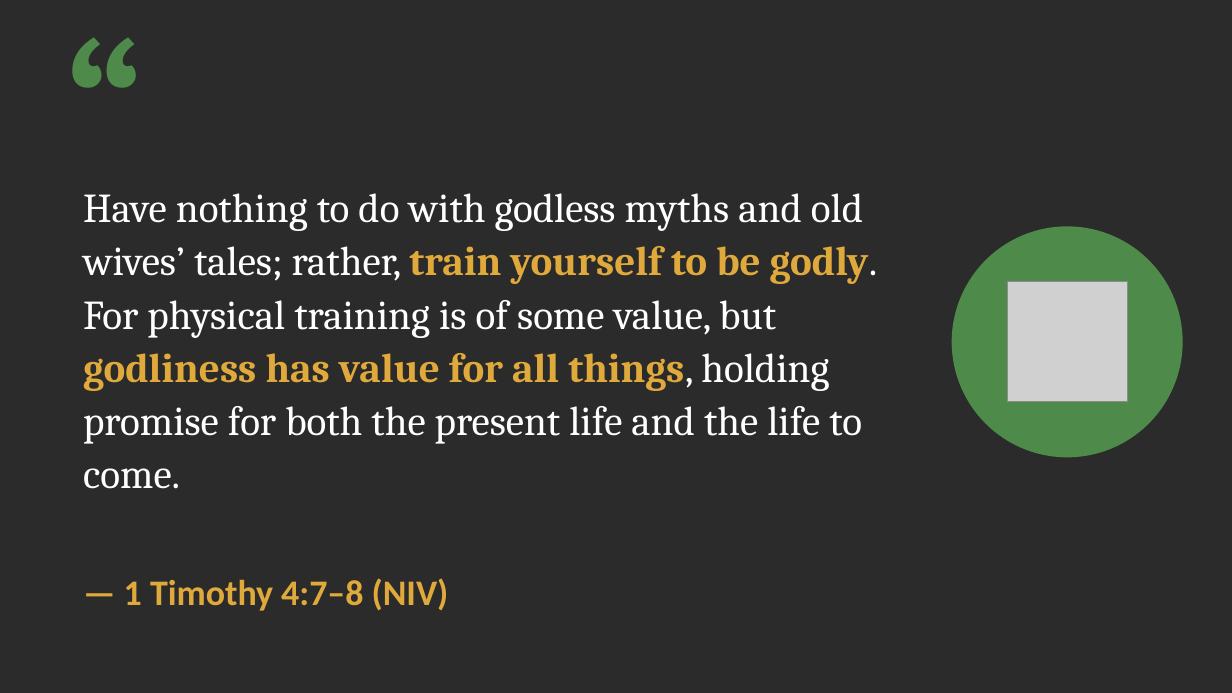
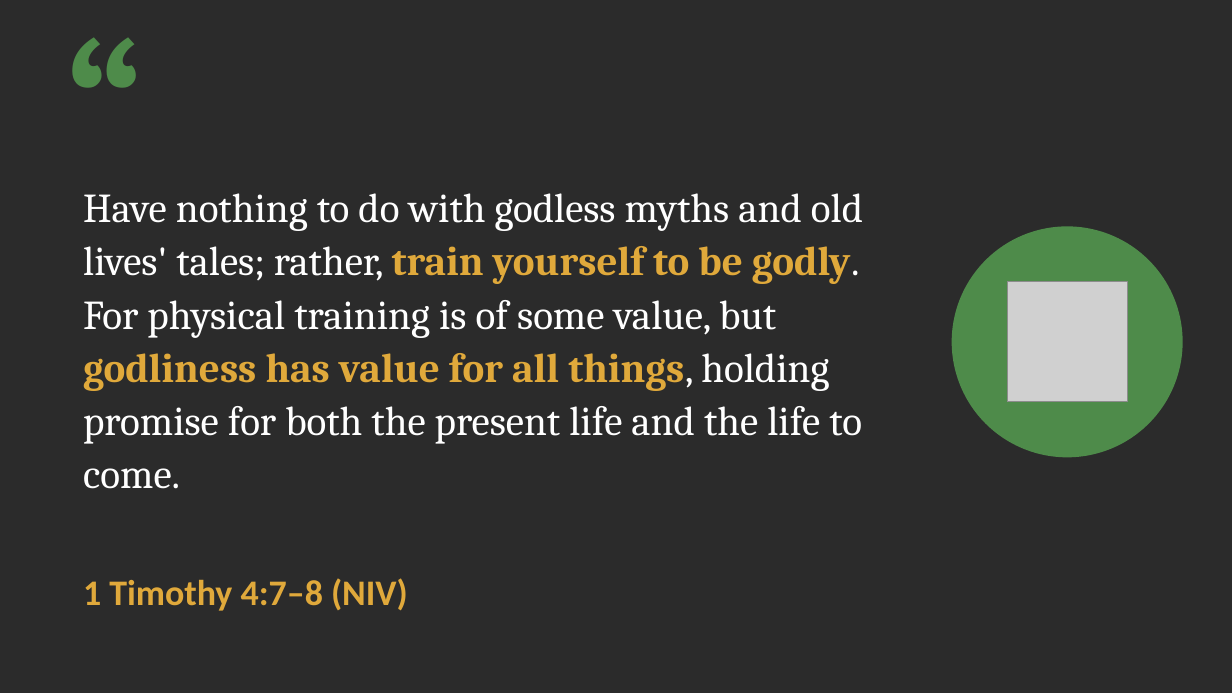
Before and after one commit to FactoJanrenzo/demohub, a slide deck: slide 11 of presentation/Sowing-the-Best.pptx. Drawn at 1232x693 pixels with LibreOffice and Linux fonts; fonts in the diff are those of the drawing; grey boxes stand for pictures; background and template pictures are left out; a plain dark background stands for a picture behind light text. Boxes give left, top, right and bottom in pixels: in the first picture for what was removed or moved away, otherwise in the second. Text is boxed around its words. In the diff, an @@ line names an element or a change of style, - is before the commit and + after.

```diff
--- a/presentation/Sowing-the-Best.pptx
+++ b/presentation/Sowing-the-Best.pptx
@@ text at (x1=83, y1=193, x2=863, y2=489): text changed @@
-Have nothing to do with godless myths and old wives’ tales; rather, train yourself to be godly. For physical training is of some value, but godliness has value for all things, holding promise for both the present life and the life to come.
+Have nothing to do with godless myths and old lives' tales; rather, train yourself to be godly. For physical training is of some value, but godliness has value for all things, holding promise for both the present life and the life to come.
@@ text at (x1=83, y1=578, x2=408, y2=611): text changed @@
-— 1 Timothy 4:7–8 (NIV)
+1 Timothy 4:7–8 (NIV)
```
Also in this commit, not shown: 25 other slides changed, 2 slides added, 3 slides removed, 2 other files.
